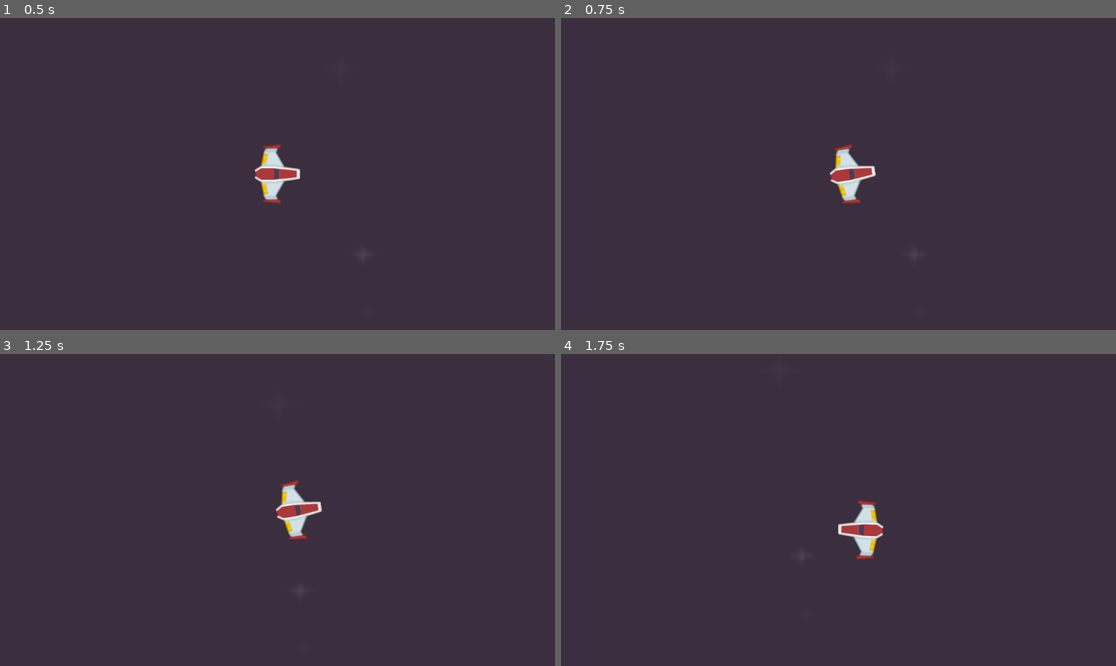
Above: before the commit, frames 1-4 (two rows, left to right).
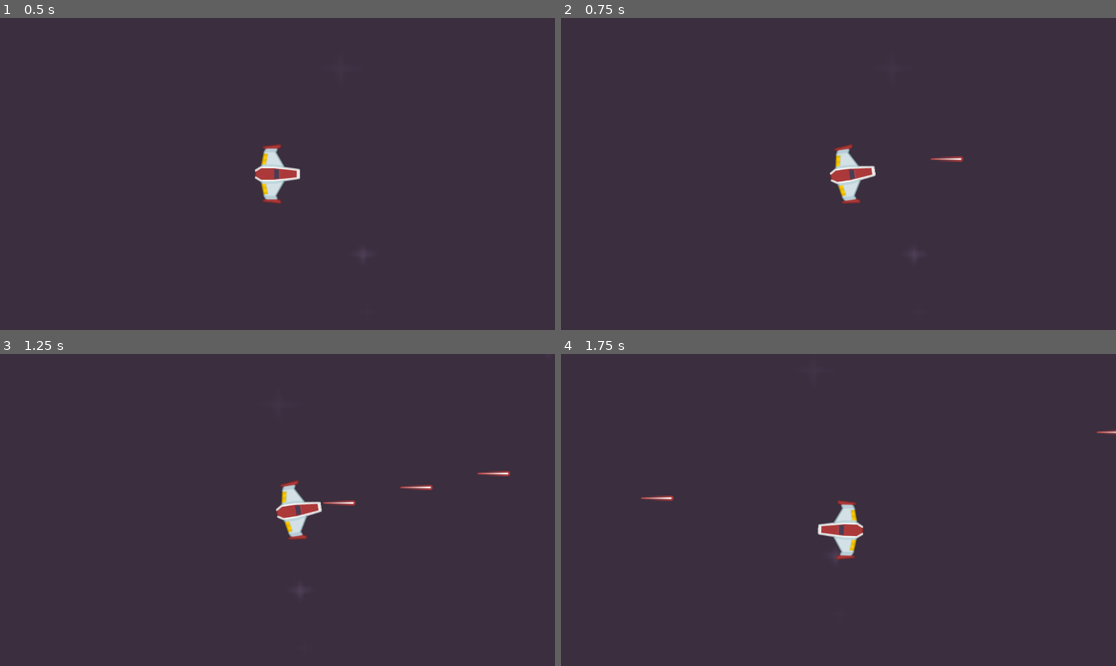
Above: after the commit, the same moments.

Repository: mosaic-studio/godot-space-invader
Game: Godot game, scene res://Scene/main_scene.tscn
Same seed, same stepped clock (60 frames per second), same inputs: the game is played once before the commit and once after it.
Inputs (mouse positions are in pixels of both pictures, inside the frame that each line leads up to):
- Up to frame 1 (0.5 s): no input
- Up to frame 2 (0.75 s): tap Enter at 0.5 s; move the mouse to (960, 158) at 0.52 s; press the mouse at (960, 158) at 0.53 s; hold Right (Right) from 0.53 s (still down)
- Up to frame 3 (1.25 s): keep holding Right (Right)
- Up to frame 4 (1.75 s): move the mouse to (727, 525) at 1.27 s; release Right (Right) at 1.28 s; release the mouse at (727, 525) at 1.28 s; hold Down (Down) from 1.28 s (still down); click (727, 525) at 1.35 s

Frame 1 is identical in both runs. In frame 2, less than 0.1% of the frame differs, in the area x 66-73%, y 44-47%; in frame 3, 0.2%; in frame 4, 1.5%, in the area x 14-100%, y 24-66%.

Commit message:
Add bullet
Needs to apply the rotation in the bullet movement

Diff:
--- a/Scene/Player.tscn
+++ b/Scene/Player.tscn
@@ -1,13 +1,15 @@
-[gd_scene load_steps=4 format=3 uid="uid://c75wcmkrqwfxq"]
+[gd_scene load_steps=5 format=3 uid="uid://c75wcmkrqwfxq"]
 
 [ext_resource type="Texture2D" uid="uid://dvud2sg2yuaxe" path="res://Assets/Ship/playerShip1_red.png" id="1_f0rc6"]
 [ext_resource type="Script" path="res://Scripts/PlayerMovement.gd" id="1_k2gno"]
+[ext_resource type="PackedScene" uid="uid://bnovhfla7pcx1" path="res://Scene/bullet.tscn" id="2_jn70s"]
 
 [sub_resource type="CircleShape2D" id="CircleShape2D_eicef"]
-radius = 45.0
+radius = 35.0
 
 [node name="Player" type="CharacterBody2D"]
 script = ExtResource("1_k2gno")
+Bullet = ExtResource("2_jn70s")
 
 [node name="CollisionShape2D" type="CollisionShape2D" parent="."]
 position = Vector2(1.5, -3.5)
@@ -19,6 +21,10 @@
 rotation = 1.5708
 texture = ExtResource("1_f0rc6")
 
+[node name="BulletSpawn" type="Marker2D" parent="."]
+position = Vector2(38, 0)
+rotation = 1.5708
+
 [node name="Camera2D" type="Camera2D" parent="."]
 zoom = Vector2(1.25, 1.25)
 position_smoothing_enabled = true
--- /dev/null
+++ b/Scene/bullet.tscn
@@ -0,0 +1,22 @@
+[gd_scene load_steps=4 format=3 uid="uid://bnovhfla7pcx1"]
+
+[ext_resource type="Texture2D" uid="uid://cqupj64y722yv" path="res://Assets/Laser/laserRed01.png" id="1_0llxp"]
+[ext_resource type="Script" path="res://Scripts/Bullet.gd" id="1_k2hiv"]
+
+[sub_resource type="RectangleShape2D" id="RectangleShape2D_ry821"]
+size = Vector2(53, 8)
+
+[node name="bullet" type="Area2D"]
+script = ExtResource("1_k2hiv")
+
+[node name="CollisionShape2D" type="CollisionShape2D" parent="."]
+position = Vector2(-0.5, 0)
+shape = SubResource("RectangleShape2D_ry821")
+
+[node name="MeshInstance2D" type="MeshInstance2D" parent="."]
+
+[node name="LaserRed01" type="Sprite2D" parent="MeshInstance2D"]
+rotation = 1.5708
+texture = ExtResource("1_0llxp")
+
+[connection signal="body_entered" from="." to="." method="_on_body_entered"]
--- /dev/null
+++ b/Scripts/Bullet.gd
@@ -0,0 +1,34 @@
+extends Area2D
+
+const SPEED = 800.0
+var area_direction = Vector2(0, 0)
+var debounce = false
+
+# Called every frame. 'delta' is the elapsed time since the previous frame.
+func _process(delta):
+	self.translate(area_direction * SPEED * delta)
+
+func _on_body_entered(body):
+	# Stops an error that crashes the game.
+	if debounce == true:
+		return
+	debounce = true
+	# make sure walls aren't destroyed!
+	# if body.is_in_group("Enemy"):
+	#	body.hit()
+	#	self.hit()
+	#else:
+	#	poof()
+
+# make the bullet disappear with a poof :D
+func poof():
+	get_node("Poof").set_emitting(true)
+	get_node("Poof/Sound").play()
+	get_node("Poof").reparent(get_parent().get_parent())
+	self.queue_free()
+
+func hit():
+	get_node("Hit").set_emitting(true)
+	get_node("Hit/Sound").play()
+	get_node("Hit").reparent(get_parent().get_parent())
+	self.queue_free()
--- a/Scripts/PlayerMovement.gd
+++ b/Scripts/PlayerMovement.gd
@@ -1,22 +1,25 @@
 extends CharacterBody2D
 
 const SPEED = 200.0
+@export var Bullet: PackedScene
 @onready var Camera = get_node("Camera2D")
+@export var fire_rate = 0.2
 var actual_rate = 0.2
 var timer = 0
+
+var power = false
+var power_timer = 0
 
 # Called when the node enters the scene tree for the first time.
 func _ready():
 	pass
 
 
-# Called every frame. 'delta' is the elapsed time since the previous frame.
-func _physics_process(delta):
+func _move():
 	var direction_x = Input.get_axis("Left", "Right")
 	var direction_y = Input.get_axis("Up", "Down")
-	print_debug(direction_x)
-	# velocity.x = 0
-	# velocity.y = 0
+	velocity.x = 0
+	velocity.y = 0
 
 	if direction_x:
 		velocity.x = direction_x * SPEED
@@ -26,3 +29,32 @@
 	self.look_at(get_global_mouse_position())
 
 	move_and_slide()
+
+func _shoot(delta: float):
+	timer += delta
+	# Power up that you can get :D
+	if power == true:
+		power_timer += delta
+		actual_rate = fire_rate / 2
+		if power_timer >= 10:
+			power = false
+	else:
+		actual_rate = fire_rate
+		power_timer = 0
+
+	if Input.get_action_raw_strength("Shoot") && timer >= actual_rate:
+		var temp = Bullet.instantiate()
+		add_sibling(temp)
+		temp.global_position = get_node("BulletSpawn").get("global_position")
+		# this sets the rotation as to where it will fire
+		temp.set("area_direction", (get_global_mouse_position() - self.global_position).normalized())
+		# These statements below handle camera shake
+		Camera.set("offset", Vector2(randf_range(-4, 4), randf_range(-4, 4)))
+		timer = 0
+	else:
+		Camera.set("offset", Vector2(0, 0))
+
+# Called every frame. 'delta' is the elapsed time since the previous frame.
+func _physics_process(delta: float):
+	_shoot(delta)
+	_move()
--- a/project.godot
+++ b/project.godot
@@ -41,3 +41,8 @@
 , Object(InputEventKey,"resource_local_to_scene":false,"resource_name":"","device":0,"window_id":0,"alt_pressed":false,"shift_pressed":false,"ctrl_pressed":false,"meta_pressed":false,"pressed":false,"keycode":0,"physical_keycode":68,"key_label":0,"unicode":0,"echo":false,"script":null)
 ]
 }
+Shoot={
+"deadzone": 0.5,
+"events": [Object(InputEventMouseButton,"resource_local_to_scene":false,"resource_name":"","device":-1,"window_id":0,"alt_pressed":false,"shift_pressed":false,"ctrl_pressed":false,"meta_pressed":false,"button_mask":1,"position":Vector2(276, 31),"global_position":Vector2(282, 94),"factor":1.0,"button_index":1,"pressed":true,"double_click":false,"script":null)
+]
+}
Binary file added: Assets/Laser/laserRed01.png
Not shown, added: Assets/Laser/laserRed01.png.import
